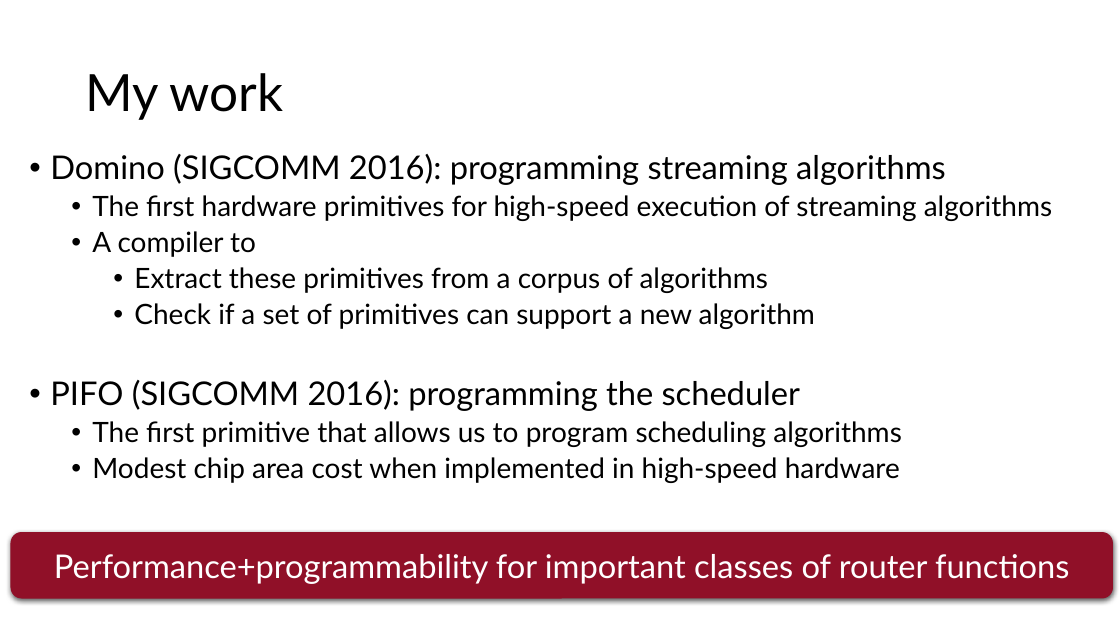
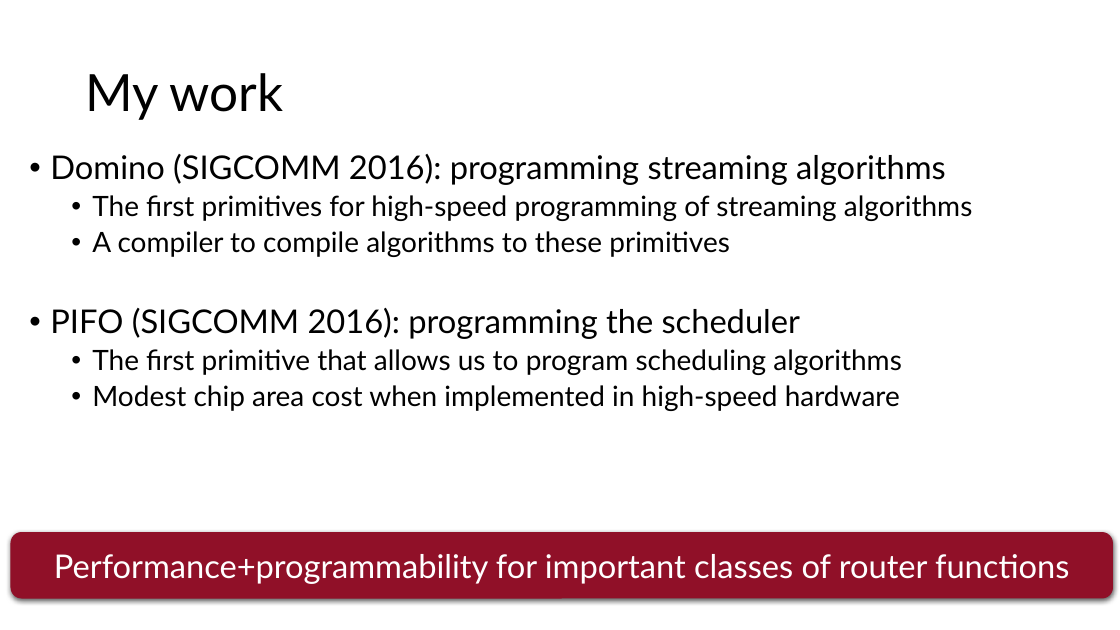
Before and after one commit to anirudhSK/pifo-domino-marple-ppts, a slide deck: slide 8 of combined_domino_pifo.pptx. Drawn at 1120x630 pixels with LibreOffice and Linux fonts; fonts in the diff are those of the drawing. Boxes give left, top, right and bottom in pixels: in the first picture for what was removed or moved away, otherwise in the second. Text is boxed around its words. In the diff, an @@ line names an element or a change of style, - is before the commit and + after.

```diff
--- a/combined_domino_pifo.pptx
+++ b/combined_domino_pifo.pptx
@@ text at (x1=92, y1=195, x2=972, y2=257): text changed @@
-    • The first hardware primitives for high-speed execution of streaming algorithms
-    • A compiler to
-      • Extract these primitives from a corpus of algorithms
-      • Check if a set of primitives can support a new algorithm
+    • The first primitives for high-speed programming of streaming algorithms
+    • A compiler to compile algorithms to these primitives
```
Also in this commit, not shown: 1 other slide changed.
